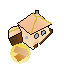
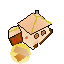
Before/after of a 64×64 layered artwork. What changed in the layer stack:
added layer "alternate" above "prodIcon" over (x1=8, y1=31, x2=46, y2=45)
